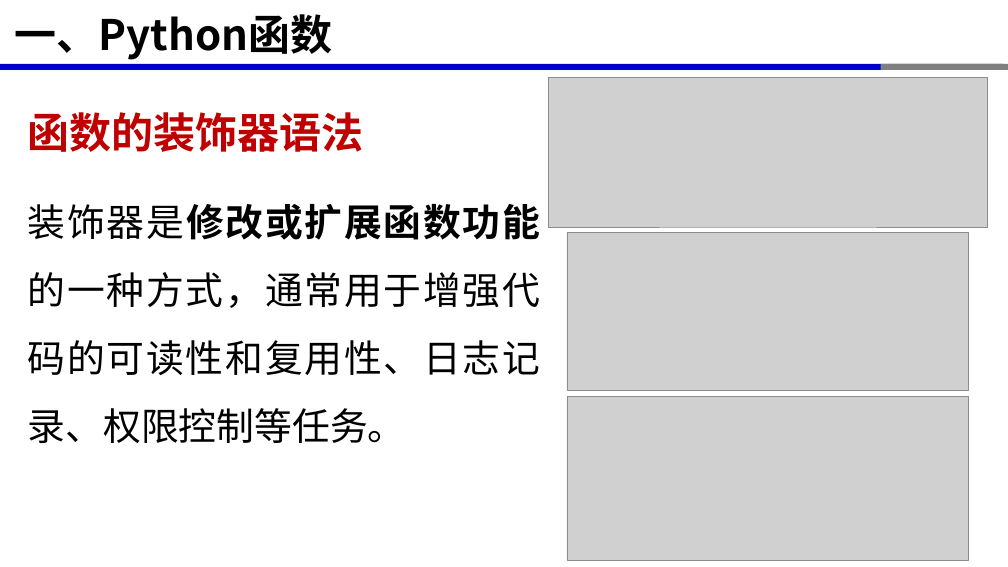
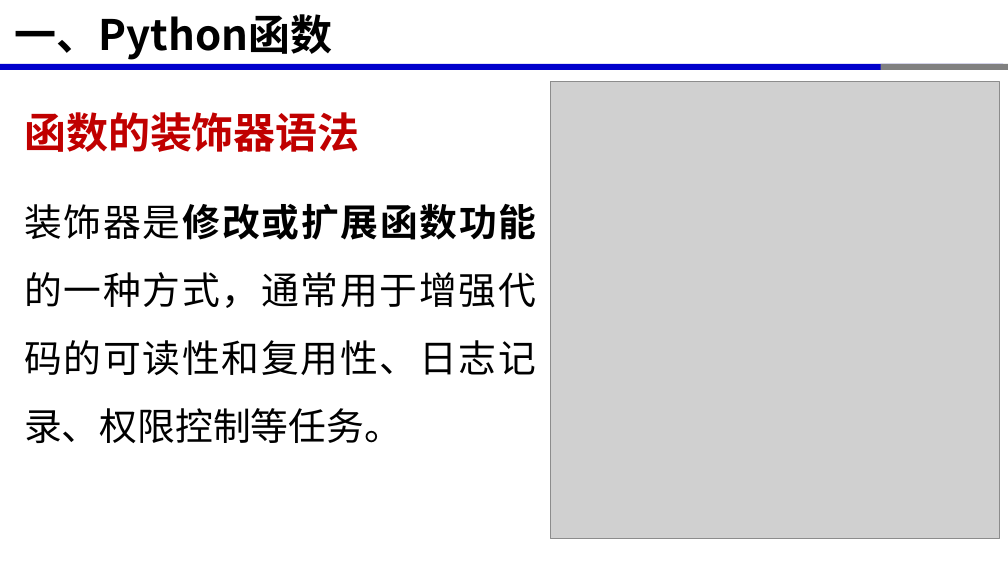
Before and after one commit to xinluo2018/programming-basics, a slide deck: slide 10 of 第4章-函数与模块化编程/第4章-函数与模块化编程.pptx. Drawn at 1008x567 pixels with LibreOffice and Linux fonts; fonts in the diff are those of the drawing; grey boxes stand for pictures. Boxes give left, top, right and bottom in pixels: in the first picture for what was removed or moved away, otherwise in the second. Text is boxed around its words. In the diff, an @@ line names an element or a change of style, - is before the commit and + after.

```diff
--- a/第4章-函数与模块化编程/第4章-函数与模块化编程.pptx
+++ b/第4章-函数与模块化编程/第4章-函数与模块化编程.pptx
@@ text "函数的装饰器语法" moved from (x1=28, y1=112, x2=540, y2=443) to (x1=24, y1=112, x2=536, y2=443) @@
@@ picture removed at (x1=548, y1=78, x2=988, y2=228) @@
@@ picture added at (x1=551, y1=82, x2=1000, y2=538) @@
@@ picture removed at (x1=567, y1=233, x2=968, y2=391) @@
@@ picture removed at (x1=567, y1=396, x2=968, y2=561) @@
```
Also in this commit, not shown: 4 other slides changed, 9 other files.
